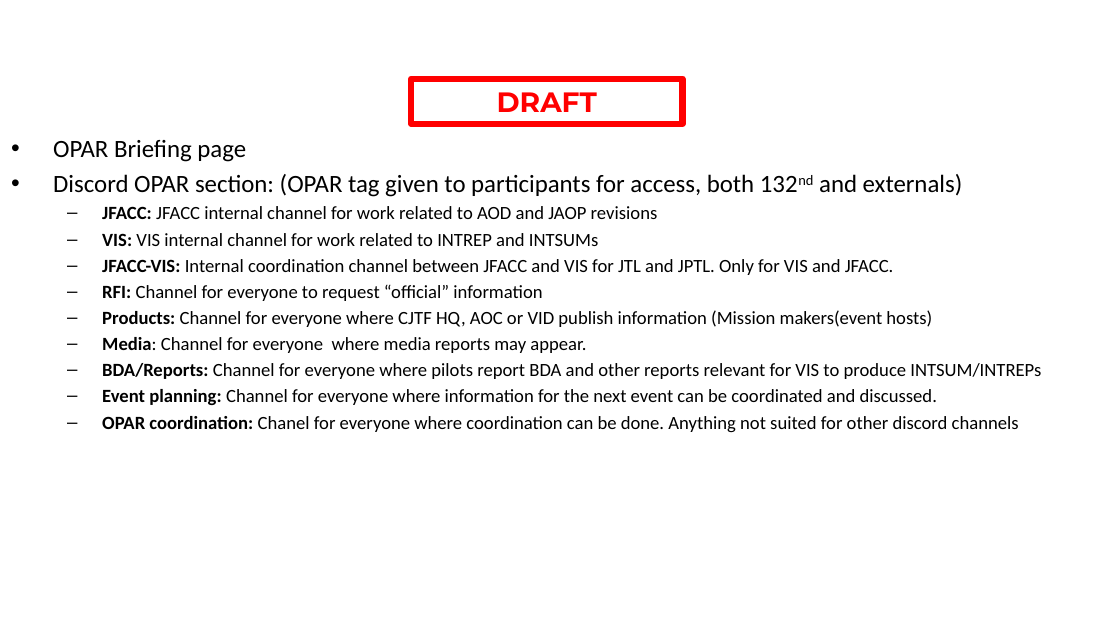
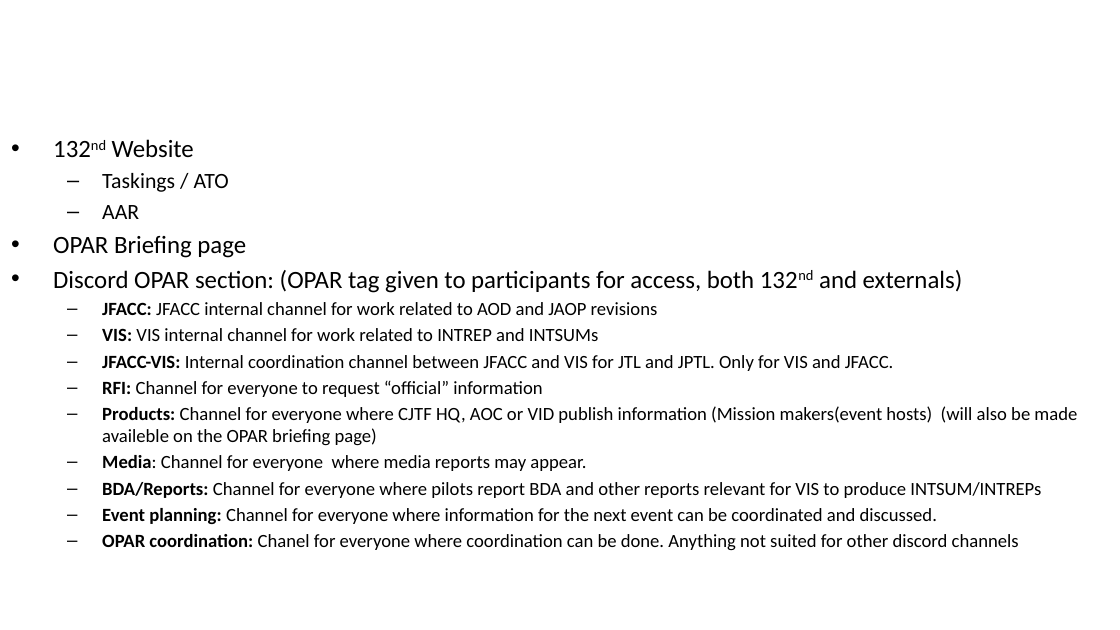
Before and after one commit to 132nd-vWing/OPAR-Brief, a slide deck: slide 19 of UNDER DEVELOPMENT/132nd OP ACTIVE RESOLVE Introduction Brief.pptx (slide 22 before the commit). Drawn at 1120x630 pixels with LibreOffice and Linux fonts; fonts in the diff are those of the drawing; background and template pictures are left out. Boxes give left, top, right and bottom in pixels: in the first picture for what was removed or moved away, otherwise in the second. Text is boxed around its words. In the diff, an @@ line names an element or a change of style, - is before the commit and + after.

Commit message:
chg: Added first version of OPAR Introduction brief

```diff
--- a/UNDER DEVELOPMENT/132nd OP ACTIVE RESOLVE Introduction Brief.pptx
+++ b/UNDER DEVELOPMENT/132nd OP ACTIVE RESOLVE Introduction Brief.pptx
@@ rectangle removed at (x1=411, y1=78, x2=682, y2=123) @@
-DRAFT
@@ text at (x1=102, y1=139, x2=229, y2=219): paragraphs added @@
+• 132nd Website
+  – Taskings / ATO
+  – AAR
@@ text at (x1=102, y1=406, x2=1077, y2=446): text changed @@
-  – Products: Channel for everyone where CJTF HQ, AOC or VID publish information (Mission makers(event hosts)
+  – Products: Channel for everyone where CJTF HQ, AOC or VID publish information (Mission makers(event hosts) (will also be made availeble on the OPAR briefing page)
```
Also in this commit, not shown: 18 other slides changed, 4 slides removed, 1 other file.
